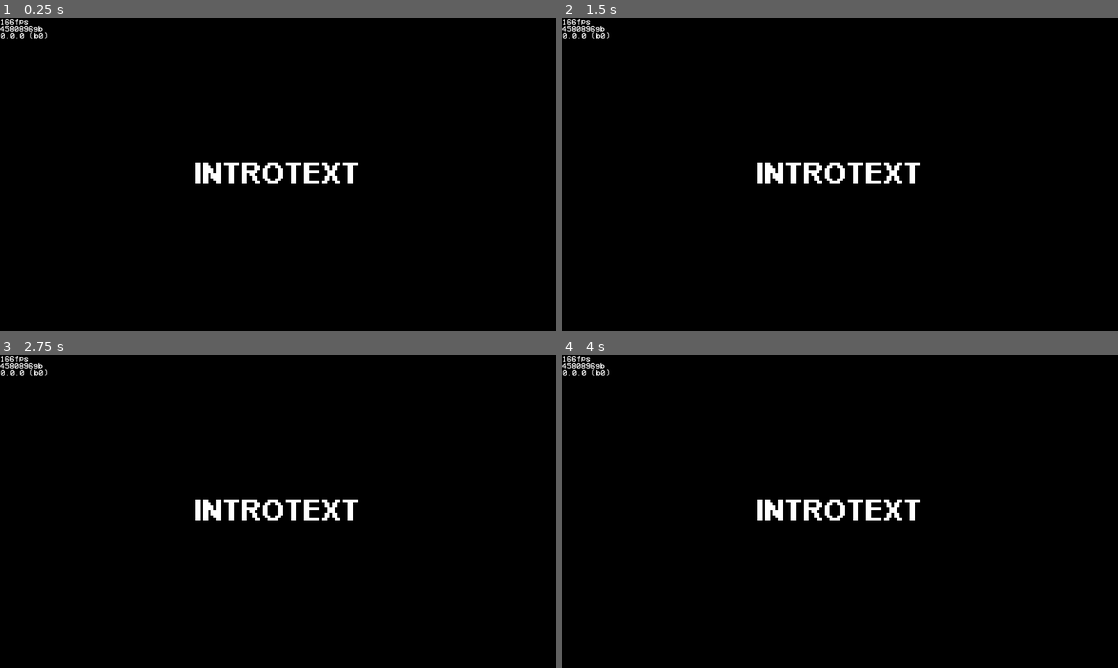
Above: before the commit, frames 1-4 (two rows, left to right).
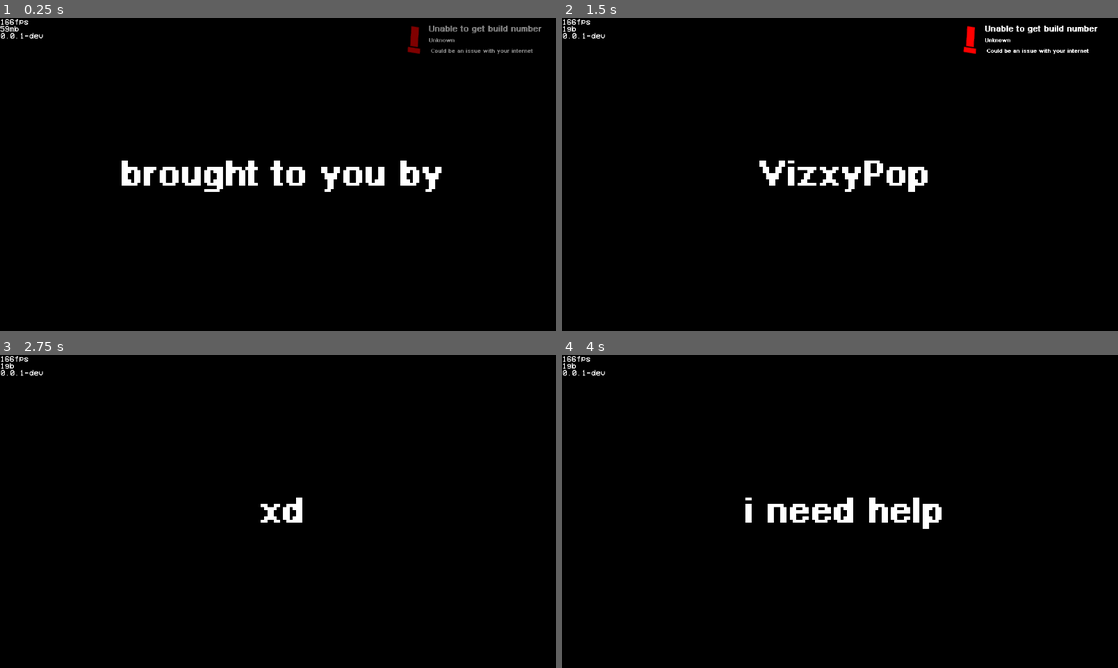
Above: after the commit, the same moments.

Repository: VizzyPop-GH/GimmeDevRole-Game
Game: Godot game, scene res://Scenes/title.tscn
The game is run twice, just before and just after one commit, with the same random seed, the same clock (stepped at 60 frames per second) and the same inputs.
Inputs (mouse positions are in pixels of both pictures, inside the frame that each line leads up to):
- Up to frame 1 (0.25 s): no input
- Up to frame 2 (1.5 s): tap Enter (ui_accept) at 0.5, 0.77, 1.25 s; move the mouse to (962, 158) at 0.52 s; click (962, 158) at 0.67 s; drag from (728, 190) to (812, 237) at 1.27 s
- Up to frame 3 (2.75 s): move the mouse to (333, 442) at 2.02 s; click (333, 442) at 2.17 s
- Up to frame 4 (4 s): tap Enter (ui_accept) at 2.75, 3.5, 3.77 s; drag from (812, 574) to (673, 464) at 2.77 s; move the mouse to (1006, 558) at 3.52 s; click (1006, 558) at 3.67 s

The runs differ from the first frame. In frame 1, 2.9% of the frame differs, in the area x 0-98%, y 2-56%; in frame 2, 1.9%; in frame 3, 1.3%; in frame 4, 1.6%.
Error before the commit: Invalid access to property or key 'contributions' on a base object of type 'Nil'. (res://Scripts/FPSCounter.gd:32)

Commit message:
added main menu and fixed some issues

Diff:
--- a/Objects/FPSCounter.tscn
+++ b/Objects/FPSCounter.tscn
@@ -1,7 +1,8 @@
-[gd_scene load_steps=5 format=3 uid="uid://dq7iymadrh1o0"]
+[gd_scene load_steps=6 format=3 uid="uid://dq7iymadrh1o0"]
 
 [ext_resource type="Script" path="res://Scripts/FPSCounter.gd" id="1_1cp28"]
 [ext_resource type="FontFile" uid="uid://cyi6cld5cxaan" path="res://Fonts/vcr.ttf" id="1_pxsaj"]
+[ext_resource type="Script" path="res://Scripts/scaler.gd" id="2_l218h"]
 [ext_resource type="Script" path="res://main.gd" id="3_lc61w"]
 
 [sub_resource type="LabelSettings" id="LabelSettings_rlj2b"]
@@ -9,40 +10,41 @@
 font_size = 140
 
 [node name="FPSCounter" type="Node2D"]
-
-[node name="CanvasLayer" type="CanvasLayer" parent="."]
 script = ExtResource("1_1cp28")
 
-[node name="scaler" type="Sprite2D" parent="CanvasLayer"]
+[node name="thej" type="CanvasLayer" parent="."]
+
+[node name="scaler" type="Sprite2D" parent="thej"]
 scale = Vector2(0.2, 0.2)
+script = ExtResource("2_l218h")
 
-[node name="fps" type="Label" parent="CanvasLayer/scaler"]
+[node name="fps" type="Label" parent="thej/scaler"]
 offset_right = 58.0
 offset_bottom = 23.0
-text = "98475698457749567fps"
+text = "placeholder"
 label_settings = SubResource("LabelSettings_rlj2b")
 metadata/_edit_use_anchors_ = true
 
-[node name="mem" type="Label" parent="CanvasLayer/scaler"]
+[node name="mem" type="Label" parent="thej/scaler"]
 offset_top = 120.0
 offset_right = 492.0
 offset_bottom = 247.0
-text = "4580896gb"
+text = "placeholder"
 label_settings = SubResource("LabelSettings_rlj2b")
 metadata/_edit_use_anchors_ = true
 
-[node name="ver" type="Label" parent="CanvasLayer/scaler"]
+[node name="ver" type="Label" parent="thej/scaler"]
 offset_left = 10.0
 offset_top = 240.0
 offset_right = 830.0
 offset_bottom = 367.0
-text = "0.0.0 (b0)"
+text = "loading..."
 label_settings = SubResource("LabelSettings_rlj2b")
 metadata/_edit_use_anchors_ = true
 
-[node name="Github" type="HTTPRequest" parent="CanvasLayer"]
+[node name="Github" type="HTTPRequest" parent="thej"]
 
-[node name="main" type="Node" parent="CanvasLayer"]
+[node name="main" type="Node" parent="thej"]
 script = ExtResource("3_lc61w")
 
-[connection signal="request_completed" from="CanvasLayer/Github" to="CanvasLayer" method="_on_github_request_completed"]
+[connection signal="request_completed" from="thej/Github" to="." method="_on_github_request_completed"]
--- /dev/null
+++ b/Objects/Flash.tscn
@@ -0,0 +1,53 @@
+[gd_scene load_steps=4 format=3 uid="uid://xq4iip7i7ggj"]
+
+[ext_resource type="Script" path="res://Scripts/Flash.gd" id="1_omruy"]
+
+[sub_resource type="Animation" id="Animation_y2l5r"]
+resource_name = "FLASH"
+step = 0.001
+tracks/0/type = "value"
+tracks/0/imported = false
+tracks/0/enabled = true
+tracks/0/path = NodePath("ColorRect:modulate")
+tracks/0/interp = 1
+tracks/0/loop_wrap = true
+tracks/0/keys = {
+"times": PackedFloat32Array(0.01, 0.471),
+"transitions": PackedFloat32Array(1, 1),
+"update": 0,
+"values": [Color(1, 1, 1, 1), Color(1, 1, 1, 0)]
+}
+tracks/1/type = "value"
+tracks/1/imported = false
+tracks/1/enabled = true
+tracks/1/path = NodePath("ColorRect:visible")
+tracks/1/interp = 1
+tracks/1/loop_wrap = true
+tracks/1/keys = {
+"times": PackedFloat32Array(-0.19, 0, 0.01),
+"transitions": PackedFloat32Array(1, 1, 1),
+"update": 1,
+"values": [true, false, true]
+}
+
+[sub_resource type="AnimationLibrary" id="AnimationLibrary_hg2pc"]
+_data = {
+"FLASH": SubResource("Animation_y2l5r")
+}
+
+[node name="Flash" type="Node"]
+script = ExtResource("1_omruy")
+
+[node name="ColorRect" type="ColorRect" parent="."]
+modulate = Color(1, 1, 1, 0)
+offset_left = -1320.0
+offset_top = -699.0
+offset_right = 1529.0
+offset_bottom = 775.0
+
+[node name="AnimationPlayer" type="AnimationPlayer" parent="."]
+libraries = {
+"": SubResource("AnimationLibrary_hg2pc")
+}
+
+[connection signal="animation_finished" from="AnimationPlayer" to="." method="_on_animation_player_animation_finished"]
--- a/Objects/funnyText.tscn
+++ b/Objects/funnyText.tscn
@@ -2,27 +2,27 @@
 
 [ext_resource type="Script" path="res://Scripts/funnyText.gd" id="1_ejm7y"]
 [ext_resource type="FontFile" uid="uid://co2jx8ee8l6gn" path="res://Fonts/pixel.otf" id="2_nr66e"]
-[ext_resource type="Script" path="res://Scripts/CenterObject.gd" id="2_o76kd"]
+[ext_resource type="Script" path="res://main.gd" id="4_ag0ob"]
 
 [sub_resource type="LabelSettings" id="LabelSettings_bk3hg"]
+line_spacing = 2.943
 font = ExtResource("2_nr66e")
-font_size = 714
+font_size = 875
 
 [sub_resource type="Animation" id="Animation_74lpf"]
 resource_name = "IntroHit"
-length = 0.21
 step = 0.01
 tracks/0/type = "value"
 tracks/0/imported = false
 tracks/0/enabled = true
-tracks/0/path = NodePath("scaler/text:theme_override_font_sizes/font_size")
+tracks/0/path = NodePath("scaler/text:label_settings:font_size")
 tracks/0/interp = 1
 tracks/0/loop_wrap = true
 tracks/0/keys = {
-"times": PackedFloat32Array(0, 0.01, 0.21),
-"transitions": PackedFloat32Array(1, 0.210224, 0.0236831),
+"times": PackedFloat32Array(0, 0.01, 0.19),
+"transitions": PackedFloat32Array(1, 0.307786, 0.466517),
 "update": 0,
-"values": [432, 753, 432]
+"values": [875, 1161, 875]
 }
 
 [sub_resource type="Animation" id="Animation_vdu5p"]
@@ -63,14 +63,18 @@
 grow_horizontal = 2
 grow_vertical = 2
 pivot_offset = Vector2(1600, 296)
-theme_override_font_sizes/font_size = 432
+theme_override_font_sizes/font_size = 997
 text = "INTROTEXT"
 label_settings = SubResource("LabelSettings_bk3hg")
 horizontal_alignment = 1
 vertical_alignment = 1
-script = ExtResource("2_o76kd")
 
 [node name="AnimationPlayer" type="AnimationPlayer" parent="."]
 libraries = {
 "": SubResource("AnimationLibrary_x8rsl")
 }
+
+[node name="Main" type="Node" parent="."]
+script = ExtResource("4_ag0ob")
+
+[connection signal="animation_finished" from="AnimationPlayer" to="." method="_on_animation_finished"]
--- /dev/null
+++ b/Objects/notifier.tscn
@@ -0,0 +1,132 @@
+[gd_scene load_steps=11 format=3 uid="uid://bj17g1sehchsx"]
+
+[ext_resource type="Script" path="res://Scripts/Alert.gd" id="1_2sgte"]
+[ext_resource type="Texture2D" uid="uid://7f2rs3u7l6bs" path="res://Assets/Alert.png" id="1_yl6k7"]
+[ext_resource type="FontFile" uid="uid://co2jx8ee8l6gn" path="res://Fonts/pixel.otf" id="2_gctdr"]
+[ext_resource type="AudioStream" uid="uid://ckc3wiwlhhcde" path="res://Sounds/explosion.wav" id="4_jr1lr"]
+
+[sub_resource type="Animation" id="Animation_an1s5"]
+resource_name = "NotifyIn"
+tracks/0/type = "value"
+tracks/0/imported = false
+tracks/0/enabled = true
+tracks/0/path = NodePath("root/Panel:modulate")
+tracks/0/interp = 1
+tracks/0/loop_wrap = true
+tracks/0/keys = {
+"times": PackedFloat32Array(0, 0.4),
+"transitions": PackedFloat32Array(1, 1),
+"update": 0,
+"values": [Color(1, 1, 1, 0), Color(1, 1, 1, 1)]
+}
+tracks/1/type = "value"
+tracks/1/imported = false
+tracks/1/enabled = true
+tracks/1/path = NodePath("root/Panel:position")
+tracks/1/interp = 1
+tracks/1/loop_wrap = true
+tracks/1/keys = {
+"times": PackedFloat32Array(0, 0.6),
+"transitions": PackedFloat32Array(0.133972, 1),
+"update": 0,
+"values": [Vector2(288, 0), Vector2(0, 0)]
+}
+
+[sub_resource type="Animation" id="Animation_ik4c0"]
+resource_name = "NotifyOut"
+tracks/0/type = "value"
+tracks/0/imported = false
+tracks/0/enabled = true
+tracks/0/path = NodePath("root/Panel:modulate")
+tracks/0/interp = 1
+tracks/0/loop_wrap = true
+tracks/0/keys = {
+"times": PackedFloat32Array(0, 0.5),
+"transitions": PackedFloat32Array(1, 1),
+"update": 0,
+"values": [Color(1, 1, 1, 1), Color(1, 1, 1, 0)]
+}
+tracks/1/type = "value"
+tracks/1/imported = false
+tracks/1/enabled = true
+tracks/1/path = NodePath("root/Panel:position")
+tracks/1/interp = 1
+tracks/1/loop_wrap = true
+tracks/1/keys = {
+"times": PackedFloat32Array(0, 0.6),
+"transitions": PackedFloat32Array(6.9644, 0.133972),
+"update": 0,
+"values": [Vector2(0, 0), Vector2(288, 0)]
+}
+
+[sub_resource type="AnimationLibrary" id="AnimationLibrary_sidle"]
+_data = {
+"NotifyIn": SubResource("Animation_an1s5"),
+"NotifyOut": SubResource("Animation_ik4c0")
+}
+
+[sub_resource type="StyleBoxFlat" id="StyleBoxFlat_g8sl7"]
+bg_color = Color(0, 0, 0, 1)
+corner_radius_top_left = 88
+corner_radius_top_right = 88
+corner_radius_bottom_right = 88
+corner_radius_bottom_left = 88
+
+[sub_resource type="LabelSettings" id="LabelSettings_sspd0"]
+font = ExtResource("2_gctdr")
+font_size = 137
+
+[sub_resource type="LabelSettings" id="LabelSettings_i03fk"]
+font = ExtResource("2_gctdr")
+font_size = 90
+
+[node name="notifier" type="Node2D"]
+script = ExtResource("1_2sgte")
+
+[node name="Animator" type="AnimationPlayer" parent="."]
+libraries = {
+"": SubResource("AnimationLibrary_sidle")
+}
+
+[node name="sound" type="AudioStreamPlayer" parent="."]
+stream = ExtResource("4_jr1lr")
+volume_db = -16.155
+
+[node name="root" type="Sprite2D" parent="."]
+scale = Vector2(1.492, 1.492)
+
+[node name="Panel" type="Panel" parent="root"]
+modulate = Color(1, 1, 1, 0)
+offset_left = 288.0
+offset_right = 659.0
+offset_bottom = 93.0
+theme_override_styles/panel = SubResource("StyleBoxFlat_g8sl7")
+
+[node name="Alert" type="Sprite2D" parent="root/Panel"]
+position = Vector2(32, 46)
+scale = Vector2(0.27225, 0.238272)
+texture = ExtResource("1_yl6k7")
+
+[node name="scaler" type="Sprite2D" parent="root/Panel"]
+scale = Vector2(0.1, 0.1)
+
+[node name="error" type="Label" parent="root/Panel/scaler"]
+offset_left = 670.0
+offset_top = 110.0
+offset_right = 3460.0
+offset_bottom = 447.0
+text = "Unable to get build number"
+label_settings = SubResource("LabelSettings_sspd0")
+
+[node name="desc" type="Label" parent="root/Panel/scaler"]
+offset_left = 670.0
+offset_top = 410.0
+offset_right = 3460.0
+offset_bottom = 780.0
+text = "Quota Reached
+This could be a problem with your internet"
+label_settings = SubResource("LabelSettings_i03fk")
+vertical_alignment = 3
+autowrap_mode = 2
+
+[connection signal="animation_finished" from="Animator" to="." method="_on_animator_finished"]
--- /dev/null
+++ b/Scenes/mainmenu.tscn
@@ -0,0 +1,130 @@
+[gd_scene load_steps=10 format=3 uid="uid://bgorf3o1hv62u"]
+
+[ext_resource type="Script" path="res://Scripts/mainmenu.gd" id="1_j3omg"]
+[ext_resource type="PackedScene" uid="uid://dq7iymadrh1o0" path="res://Objects/FPSCounter.tscn" id="1_wyc2s"]
+[ext_resource type="Texture2D" uid="uid://b38hiv0qjxlda" path="res://Assets/BGAssets0001.png" id="3_solhh"]
+[ext_resource type="Texture2D" uid="uid://bn1w5550d6ij3" path="res://Assets/BGAssets0002.png" id="4_ox2pa"]
+[ext_resource type="Texture2D" uid="uid://n4cpwmi7vwi5" path="res://Assets/logoGlowOurple.png" id="5_gh1eo"]
+[ext_resource type="FontFile" uid="uid://co2jx8ee8l6gn" path="res://Fonts/pixel.otf" id="6_m2qwl"]
+[ext_resource type="PackedScene" uid="uid://bj17g1sehchsx" path="res://Objects/notifier.tscn" id="7_vkklr"]
+
+[sub_resource type="Animation" id="Animation_hfuc3"]
+resource_name = "def"
+length = 3.0
+loop_mode = 1
+tracks/0/type = "value"
+tracks/0/imported = false
+tracks/0/enabled = true
+tracks/0/path = NodePath(".:position")
+tracks/0/interp = 1
+tracks/0/loop_wrap = true
+tracks/0/keys = {
+"times": PackedFloat32Array(0, 3),
+"transitions": PackedFloat32Array(1, 1),
+"update": 0,
+"values": [Vector2(1606, 799), Vector2(1439, 467)]
+}
+
+[sub_resource type="AnimationLibrary" id="AnimationLibrary_3bnwh"]
+_data = {
+"def": SubResource("Animation_hfuc3")
+}
+
+[node name="mainmenu" type="Node2D"]
+script = ExtResource("1_j3omg")
+
+[node name="FPSCounter" parent="." instance=ExtResource("1_wyc2s")]
+position = Vector2(3, 2)
+
+[node name="BgAssets0001" type="Sprite2D" parent="."]
+position = Vector2(156, 72)
+texture = ExtResource("3_solhh")
+
+[node name="BgAssets0002" type="Sprite2D" parent="."]
+position = Vector2(1606, 799)
+texture = ExtResource("4_ox2pa")
+
+[node name="AnimationPlayer" type="AnimationPlayer" parent="BgAssets0002"]
+autoplay = "def"
+libraries = {
+"": SubResource("AnimationLibrary_3bnwh")
+}
+
+[node name="Camera2D" type="Camera2D" parent="."]
+current = true
+
+[node name="LogoGlowOurple" type="Sprite2D" parent="."]
+position = Vector2(445, -190)
+texture = ExtResource("5_gh1eo")
+
+[node name="Menu" type="Node" parent="."]
+
+[node name="menuContainer" type="Sprite2D" parent="Menu"]
+scale = Vector2(0.1, 0.1)
+
+[node name="newg" type="Button" parent="Menu/menuContainer"]
+offset_left = -9510.0
+offset_top = -1231.0
+offset_right = -1521.0
+offset_bottom = -213.0
+theme_override_colors/font_color = Color(1, 1, 1, 1)
+theme_override_colors/font_pressed_color = Color(1, 0.490196, 0, 1)
+theme_override_colors/font_hover_color = Color(1, 1, 0, 1)
+theme_override_colors/font_disabled_color = Color(1, 1, 1, 0.301961)
+theme_override_fonts/font = ExtResource("6_m2qwl")
+theme_override_font_sizes/font_size = 734
+text = "new game"
+flat = true
+alignment = 0
+
+[node name="continu" type="Button" parent="Menu/menuContainer"]
+offset_left = -9520.0
+offset_top = -390.0
+offset_right = -5018.0
+offset_bottom = 628.0
+theme_override_colors/font_color = Color(1, 1, 1, 1)
+theme_override_colors/font_pressed_color = Color(1, 0.490196, 0, 1)
+theme_override_colors/font_hover_color = Color(1, 1, 0, 1)
+theme_override_colors/font_disabled_color = Color(1, 1, 1, 0.301961)
+theme_override_fonts/font = ExtResource("6_m2qwl")
+theme_override_font_sizes/font_size = 734
+text = "continue"
+flat = true
+alignment = 0
+
+[node name="opt" type="Button" parent="Menu/menuContainer"]
+offset_left = -9520.0
+offset_top = 420.0
+offset_right = -5650.0
+offset_bottom = 1438.0
+theme_override_colors/font_color = Color(1, 1, 1, 1)
+theme_override_colors/font_pressed_color = Color(1, 0.490196, 0, 1)
+theme_override_colors/font_hover_color = Color(1, 1, 0, 1)
+theme_override_colors/font_disabled_color = Color(1, 1, 1, 0.301961)
+theme_override_fonts/font = ExtResource("6_m2qwl")
+theme_override_font_sizes/font_size = 734
+text = "options
+"
+flat = true
+alignment = 0
+
+[node name="quit" type="Button" parent="Menu/menuContainer"]
+offset_left = -9520.0
+offset_top = 1260.0
+offset_right = -5650.0
+offset_bottom = 2278.0
+theme_override_colors/font_color = Color(0.713726, 0, 0.129412, 1)
+theme_override_colors/font_pressed_color = Color(1, 1, 1, 1)
+theme_override_colors/font_hover_color = Color(1, 0, 0, 1)
+theme_override_colors/font_disabled_color = Color(1, 1, 1, 0.301961)
+theme_override_fonts/font = ExtResource("6_m2qwl")
+theme_override_font_sizes/font_size = 734
+text = "quit
+"
+flat = true
+alignment = 0
+
+[node name="notifier" parent="." instance=ExtResource("7_vkklr")]
+position = Vector2(404, -540)
+
+[connection signal="noBuildNum" from="FPSCounter" to="." method="_on_fps_counter_no_build_num"]
--- a/Scenes/title.tscn
+++ b/Scenes/title.tscn
@@ -1,9 +1,13 @@
-[gd_scene load_steps=3 format=3 uid="uid://ceeqas3fs4eds"]
+[gd_scene load_steps=6 format=3 uid="uid://ceeqas3fs4eds"]
 
 [ext_resource type="PackedScene" uid="uid://78jyjcicpxxk" path="res://Objects/funnyText.tscn" id="1_cv8jv"]
+[ext_resource type="Script" path="res://Scripts/flashManIntro.gd" id="1_v2tvm"]
 [ext_resource type="PackedScene" uid="uid://dq7iymadrh1o0" path="res://Objects/FPSCounter.tscn" id="2_dwo7a"]
+[ext_resource type="PackedScene" uid="uid://xq4iip7i7ggj" path="res://Objects/Flash.tscn" id="4_8pq4i"]
+[ext_resource type="PackedScene" uid="uid://bj17g1sehchsx" path="res://Objects/notifier.tscn" id="5_e426c"]
 
 [node name="2D" type="Node2D"]
+script = ExtResource("1_v2tvm")
 
 [node name="ourBg" type="ColorRect" parent="."]
 offset_left = -973.0
@@ -13,10 +17,28 @@
 color = Color(0, 0, 0, 1)
 
 [node name="funnyText" parent="." instance=ExtResource("1_cv8jv")]
-introTextDisplay = ["the", "j", "xd", "lmao"]
+introTextDisplay = ["brought to you by", "VizxyPop", "xd", "", "i need help", "(real)", "Gimme", "Gimme", "Gimme"]
+timeInbetweenHitsInSeconds = 1.0
 
-[node name="FPSCounter" parent="." instance=ExtResource("2_dwo7a")]
+[node name="fps" parent="." instance=ExtResource("2_dwo7a")]
 position = Vector2(-959, -539)
 
 [node name="Camera2D" type="Camera2D" parent="."]
 current = true
+
+[node name="Flash" parent="." instance=ExtResource("4_8pq4i")]
+
+[node name="notifier" parent="." instance=ExtResource("5_e426c")]
+position = Vector2(401, -533)
+
+[node name="funnyText2" parent="." instance=ExtResource("1_cv8jv")]
+introTextDisplay = ["", "", "", "", "", "", "", "Dev", "Dev"]
+timeInbetweenHitsInSeconds = 1.0
+textIndex = 1
+
+[node name="funnyText3" parent="." instance=ExtResource("1_cv8jv")]
+introTextDisplay = ["", "", "", "", "", "", "", "", "Role"]
+timeInbetweenHitsInSeconds = 1.0
+textIndex = 2
+
+[connection signal="noBuildNum" from="fps" to="." method="_on_fps_no_build_num"]
--- /dev/null
+++ b/Scripts/Alert.gd
@@ -0,0 +1,31 @@
+extends Node2D
+
+var timer = 0
+var timeOnDaScreen = 0
+var input = 0
+var timing = false
+# Called when the node enters the scene tree for the first time.
+func _ready():
+	pass # Replace with function body.
+
+
+# Called every frame. 'delta' is the elapsed time since the previous frame.
+func _process(delta):
+	timeOnDaScreen = input / delta
+	if timing:
+		timer += 1
+		if timer >= timeOnDaScreen:
+			timer = 0
+			timing = false
+			$Animator.play("NotifyOut")
+
+func notify(text : String, desc : String, timeOnScreen : int):
+	$root/Panel/scaler/error.text = text
+	$root/Panel/scaler/desc.text = desc
+	$Animator.play("NotifyIn")
+	$sound.play()
+	input = timeOnScreen
+
+func _on_animator_finished(anim_name):
+	if anim_name == "NotifyIn":
+		timing = true
--- a/Scripts/FPSCounter.gd
+++ b/Scripts/FPSCounter.gd
@@ -1,9 +1,11 @@
-extends CanvasLayer
-
-@onready var fps = get_node("scaler/fps")
-@onready var mem = get_node("scaler/mem")
-@onready var ver = get_node("scaler/ver")
-@onready var main = get_node("main")
+extends Node2D
+signal noBuildNum
+@onready var fps = get_node("thej/scaler/fps")
+@onready var mem = get_node("thej/scaler/mem")
+@onready var gh = get_node("thej/scaler/Github")
+@onready var ver = get_node("thej/scaler/ver")
+@onready var main = get_node("thej/main")
+var gotBuildNum = true
 var buildNum = 0
 # Called when the node enters the scene tree for the first time.
 func _ready():
@@ -14,20 +16,52 @@
 
 # Called every frame. 'delta' is the elapsed time since the previous frame.
 func _process(delta):
-	$scaler/fps.text = str(int(delta * 10000)) + "fps"
+	updateFps(delta)
+	updateMem()
 
 
 
+func updateFps(delta):
+	fps.text = str(int(delta * 10000)) + "fps"
+	main.fps = int(delta * 10000)
+
+func updateMem():
+	var memory = OS.get_static_memory_usage()
+	var parsedMem = parseMem(memory)
+	mem.text = parsedMem
+
+func parseMem(mem):
+	var mydick = int(mem)
+	var RETURN = "sussy balls"
+	if mydick >= 1000000:
+		mydick = mydick / 1000000
+		RETURN = str(mydick) + "mb"
+	else:
+		RETURN = str(mydick) + "b"
+	if mydick >= 125 && mydick >= 1000000 / 1000000:
+		mydick = mydick / 125
+		RETURN = str(mydick) + "gb"
+
+	return(RETURN)
+
 func GetBuildNumber():
-	$Github.request("https://api.github.com/repos/VizzyPop-GH/GimmeDevRole-Game/contributors")
+	$thej/Github.request("https://api.github.com/repos/VizzyPop-GH/GimmeDevRole-Game/contributors")
 
 func _on_github_request_completed(result, response_code, headers, body):
 
-	var thej = body.get_string_from_utf8().replace("\\", "")
-	thej = thej.replace("[", "")
-	thej = thej.replace("]", "") # get rid of that damn shit
-	var jsonParser = JSON.new()
-	var error = jsonParser.parse(thej)
-	var parsed = jsonParser.get_data()
-	buildNum = parsed.contributions
-	ver.text = main.version + " (b" + str(buildNum) + ")"
+	var thej = body.get_string_from_utf8().replace("\\", "") # we dont like these
+	thej = thej.replace("[", "") # we dont like these
+	thej = thej.replace("]", "") # we dont like these
+	var jsonParser = JSON.new() # create json parser
+	var error = jsonParser.parse(thej) # parse the stuff github sends us back
+	var parsed = jsonParser.get_data() # get the parsed data
+	if thej.contains("contributions"):
+		buildNum = parsed.contributions # grab the commit number
+		ver.text = main.version + " (b" + str(buildNum) + ")" # shove it on da text
+
+	else:
+		print("WARN: Unable to get build number")
+		buildNum = "Quota Reached"
+		gotBuildNum = false
+		ver.text = main.version # shove it on da text
+		emit_signal("noBuildNum")
--- /dev/null
+++ b/Scripts/Flash.gd
@@ -0,0 +1,19 @@
+extends Node
+var played = false
+
+# Called when the node enters the scene tree for the first time.
+func _ready():
+	pass # Replace with function body.
+
+
+# Called every frame. 'delta' is the elapsed time since the previous frame.
+func _process(delta):
+	pass
+
+func flash():
+	$AnimationPlayer.play("FLASH")
+
+
+func _on_animation_player_animation_finished(anim_name):
+	remove_child($ColorRect)
+	played = true
--- /dev/null
+++ b/Scripts/flashManIntro.gd
@@ -0,0 +1,24 @@
+extends Node2D
+
+@onready var text = $funnyText
+@onready var notifier = $notifier
+@onready var Flash = $Flash
+
+# Called when the node enters the scene tree for the first time.
+func _ready():
+	pass # Replace with function body.
+
+
+# Called every frame. 'delta' is the elapsed time since the previous frame.
+func _process(delta):
+	if text.otherCounter==text.introTextDisplay.size()-1:
+		Flash.flash()
+		switchScene("mainmenu")
+
+func switchScene(scene):
+	get_tree().change_scene_to_file("res://Scenes/mainmenu.tscn")
+
+
+
+func _on_fps_no_build_num():
+	$notifier.notify("Unable to get build number", "Unknown\n Could be an issue with your internet", 1)
--- a/Scripts/funnyText.gd
+++ b/Scripts/funnyText.gd
@@ -1,12 +1,43 @@
 extends Node
 
+
 @export var introTextDisplay : Array
-
+@export var timeInbetweenHitsInSeconds:float = 3
+@export var textIndex = 0
+var counter = 0
+var counterThingy:float = 0.0
+var otherCounter = 0
 # Called when the node enters the scene tree for the first time.
 func _ready():
-	print(introTextDisplay)
+	$scaler/text.text = introTextDisplay[otherCounter]
+
+	if textIndex==0:
+		pass
+	elif textIndex==1:
+		$scaler.translate(Vector2(0,100))
+	elif textIndex==2:
+		$scaler.translate(Vector2(0,200))
+
+
 
 
 # Called every frame. 'delta' is the elapsed time since the previous frame.
 func _process(delta):
-	pass
+	counter += 1
+	counterThingy = timeInbetweenHitsInSeconds/delta
+	if counter==counterThingy:
+		if otherCounter==introTextDisplay.size()-1:
+			$AnimationPlayer.play("IntroOut")
+
+		else:
+			counter = 0
+			$AnimationPlayer.play("IntroHit")
+			otherCounter += 1
+			$scaler/text.text = introTextDisplay[otherCounter]
+
+
+
+
+func _on_animation_finished(anim_name):
+	if anim_name== "IntroOut":
+		$scaler/text.visible = false
--- /dev/null
+++ b/Scripts/mainmenu.gd
@@ -0,0 +1,15 @@
+extends Node2D
+
+
+# Called when the node enters the scene tree for the first time.
+func _ready():
+	Input.set_mouse_mode(Input.MOUSE_MODE_VISIBLE)
+
+
+# Called every frame. 'delta' is the elapsed time since the previous frame.
+func _process(delta):
+	pass
+
+
+func _on_fps_counter_no_build_num():
+	$notifier.notify("Unable to get build number", "Unknown\n Could be an issue with your internet", 1)
--- /dev/null
+++ b/Scripts/scaler.gd
@@ -0,0 +1,11 @@
+extends Sprite2D
+
+
+# Called when the node enters the scene tree for the first time.
+func _ready():
+	self.get_transform().x
+
+
+# Called every frame. 'delta' is the elapsed time since the previous frame.
+func _process(delta):
+	pass
--- a/main.gd
+++ b/main.gd
@@ -1,3 +1,7 @@
 extends Node
 # contains all varibles evrything needs lmao
-var version = "0.0.0"
+var version = "0.0.1-dev"
+var fps = 69
+
+func _process(delta):
+	fps = int(delta * 10000)
--- a/project.godot
+++ b/project.godot
@@ -13,11 +13,14 @@
 config/name="DevRolePls"
 run/main_scene="res://Scenes/title.tscn"
 config/features=PackedStringArray("4.0", "Forward Plus")
+boot_splash/show_image=false
+boot_splash/fullsize=false
+boot_splash/use_filter=false
 config/icon="res://icon.svg"
 
 [display]
 
 window/size/viewport_width=1920
 window/size/viewport_height=1080
-window/size/mode=3
+window/size/mode=2
 window/stretch/mode="viewport"
Binary file added: Assets/Alert.png
Not shown, added: Assets/Alert.png.import
Binary file added: Assets/BGAssets0001.png
Not shown, added: Assets/BGAssets0001.png.import
Binary file added: Assets/BGAssets0002.png
Not shown, added: Assets/BGAssets0002.png.import
Binary file added: Assets/logo.png
Not shown, added: Assets/logo.png.import
Binary file added: Assets/logoGlowOurple.png
Not shown, added: Assets/logoGlowOurple.png.import
Not shown, added: Sounds/explosion.wav.import
Not shown, added: Art/Some Assets.fla
(and 1 more such lines)
